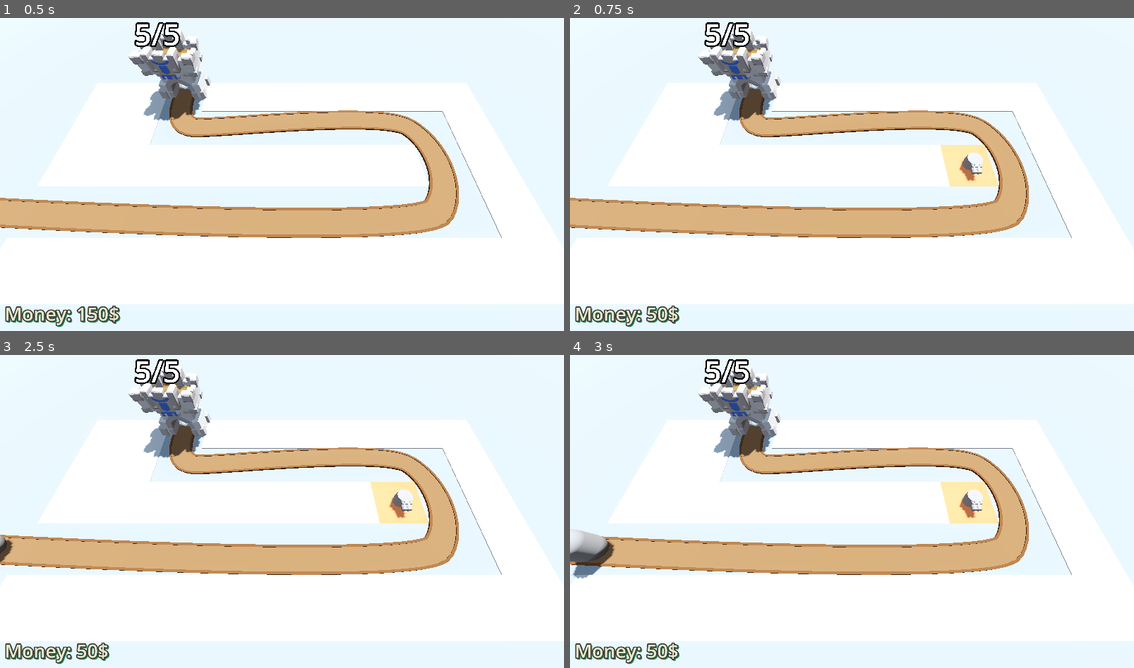
Above: before the commit, frames 1-4 (two rows, left to right).
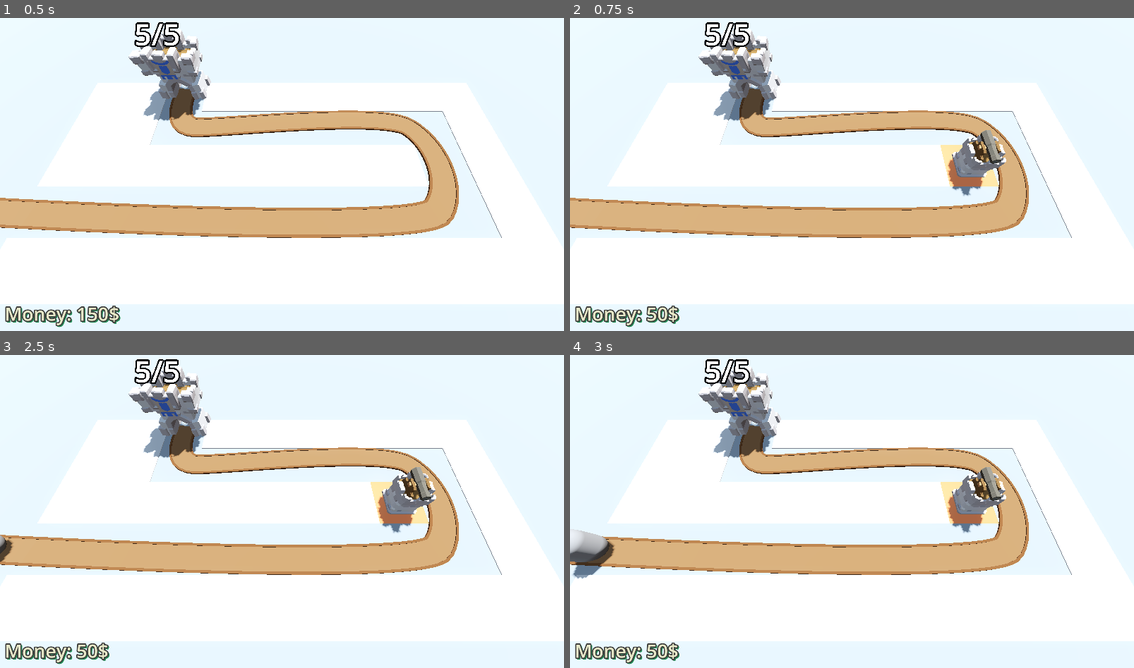
Above: after the commit, the same moments.

Repository: Assasquid/barbarian_blaster
Game: Godot game, scene res://Scenes/base_level.tscn
Same seed, same stepped clock (60 frames per second), same inputs: the game is played once before the commit and once after it.
Inputs (mouse positions are in pixels of both pictures, inside the frame that each line leads up to):
- Up to frame 1 (0.5 s): no input
- Up to frame 2 (0.75 s): tap Enter at 0.5 s; move the mouse to (976, 155) at 0.52 s; press the mouse at (976, 155) at 0.53 s
- Up to frame 3 (2.5 s): tap Space at 1.25 s; move the mouse to (169, 524) at 1.27 s; release the mouse at (169, 524) at 1.28 s; click (169, 524) at 1.35 s; tap Enter at 2 s; move the mouse to (338, 439) at 2.02 s; press the mouse at (338, 439) at 2.03 s
- Up to frame 4 (3 s): move the mouse to (823, 574) at 2.77 s; release the mouse at (823, 574) at 2.78 s; click (823, 574) at 2.85 s

Frame 1 is identical in both runs. In frame 2, 1.2% of the frame differs, in the area x 66-78%, y 35-57%; in frame 3, 1.2%; in frame 4, 1.2%.

Commit message:
Adapt projectiles to new models.

Diff:
--- a/Scenes/projectile.tscn
+++ b/Scenes/projectile.tscn
@@ -14,9 +14,8 @@
 radius = 0.18
 height = 0.36
 
-[sub_resource type="CapsuleShape3D" id="CapsuleShape3D_suaad"]
+[sub_resource type="SphereShape3D" id="SphereShape3D_sn3s1"]
 radius = 0.18
-height = 0.72
 
 [node name="Projectile" type="Area3D"]
 top_level = true
@@ -24,17 +23,12 @@
 collision_mask = 8
 script = ExtResource("1_xqu3r")
 
-[node name="LeftProjectile" type="MeshInstance3D" parent="."]
-transform = Transform3D(1, 0, 0, 0, 1, 0, 0, 0, 1, -0.18, 0, 0)
-mesh = SubResource("SphereMesh_ip4wp")
-
-[node name="RightProjectile" type="MeshInstance3D" parent="."]
-transform = Transform3D(1, 0, 0, 0, 1, 0, 0, 0, 1, 0.18, 0, 0)
+[node name="RoundShot" type="MeshInstance3D" parent="."]
 mesh = SubResource("SphereMesh_ip4wp")
 
 [node name="CollisionShape3D" type="CollisionShape3D" parent="."]
 transform = Transform3D(-4.37114e-08, -1, 0, 1, -4.37114e-08, 0, 0, 0, 1, 0, 0, 0)
-shape = SubResource("CapsuleShape3D_suaad")
+shape = SubResource("SphereShape3D_sn3s1")
 
 [node name="Timer" type="Timer" parent="."]
 wait_time = 2.0
--- a/Scenes/turret.tscn
+++ b/Scenes/turret.tscn
@@ -1,23 +1,9 @@
-[gd_scene load_steps=10 format=3 uid="uid://brwaqwe0c6u0d"]
+[gd_scene load_steps=8 format=3 uid="uid://brwaqwe0c6u0d"]
 
 [ext_resource type="Script" path="res://Scripts/turret.gd" id="1_2lmvn"]
 [ext_resource type="PackedScene" uid="uid://8uair5ody1mx" path="res://Scenes/projectile.tscn" id="1_e2q7y"]
-
-[sub_resource type="CylinderMesh" id="CylinderMesh_mw1wt"]
-height = 1.0
-
-[sub_resource type="CylinderMesh" id="CylinderMesh_yyw1f"]
-top_radius = 0.6
-bottom_radius = 0.6
-height = 0.6
-
-[sub_resource type="BoxMesh" id="BoxMesh_v1wrl"]
-size = Vector3(0.8, 0.4, 0.5)
-
-[sub_resource type="CylinderMesh" id="CylinderMesh_o3xuy"]
-top_radius = 0.2
-bottom_radius = 0.2
-height = 0.5
+[ext_resource type="PackedScene" uid="uid://nfgluav5xliy" path="res://Assets/Cannon.glb" id="3_s8ltr"]
+[ext_resource type="PackedScene" uid="uid://baltu4scolqgr" path="res://Assets/TurretBase.glb" id="4_1g22s"]
 
 [sub_resource type="Animation" id="Animation_bjjph"]
 resource_name = "Fire"
@@ -25,70 +11,22 @@
 tracks/0/type = "value"
 tracks/0/imported = false
 tracks/0/enabled = true
-tracks/0/path = NodePath("TurretBase/TurretTop/Visor:position")
+tracks/0/path = NodePath("TurretBase/TurretTop:position")
 tracks/0/interp = 1
 tracks/0/loop_wrap = true
 tracks/0/keys = {
 "times": PackedFloat32Array(0, 0.3),
 "transitions": PackedFloat32Array(1, 1),
 "update": 0,
-"values": [Vector3(0, 0, 0.4), Vector3(0, 0, 0.5)]
+"values": [Vector3(0, 0.3, -0.4), Vector3(0, 0.3, 0)]
 }
 tracks/1/type = "value"
 tracks/1/imported = false
 tracks/1/enabled = true
-tracks/1/path = NodePath("TurretBase/TurretTop/Visor:scale")
+tracks/1/path = NodePath("TurretBase/TurretTop:scale")
 tracks/1/interp = 1
 tracks/1/loop_wrap = true
 tracks/1/keys = {
-"times": PackedFloat32Array(0, 0.3),
-"transitions": PackedFloat32Array(1, 1),
-"update": 0,
-"values": [Vector3(1.2, 1.2, 1.2), Vector3(1, 1, 1)]
-}
-tracks/2/type = "value"
-tracks/2/imported = false
-tracks/2/enabled = true
-tracks/2/path = NodePath("TurretBase/TurretTop/Visor/RightBarrel:position")
-tracks/2/interp = 1
-tracks/2/loop_wrap = true
-tracks/2/keys = {
-"times": PackedFloat32Array(0, 0.3),
-"transitions": PackedFloat32Array(1, 1),
-"update": 0,
-"values": [Vector3(-0.18, 0.1, 0), Vector3(-0.18, 0.4, 0)]
-}
-tracks/3/type = "value"
-tracks/3/imported = false
-tracks/3/enabled = true
-tracks/3/path = NodePath("TurretBase/TurretTop/Visor/RightBarrel:scale")
-tracks/3/interp = 1
-tracks/3/loop_wrap = true
-tracks/3/keys = {
-"times": PackedFloat32Array(0, 0.3),
-"transitions": PackedFloat32Array(1, 1),
-"update": 0,
-"values": [Vector3(1.1, 1.1, 1.1), Vector3(1, 1, 1)]
-}
-tracks/4/type = "value"
-tracks/4/imported = false
-tracks/4/enabled = true
-tracks/4/path = NodePath("TurretBase/TurretTop/Visor/LeftBarrel:position")
-tracks/4/interp = 1
-tracks/4/loop_wrap = true
-tracks/4/keys = {
-"times": PackedFloat32Array(0, 0.3),
-"transitions": PackedFloat32Array(1, 1),
-"update": 0,
-"values": [Vector3(0.18, 0.1, 0), Vector3(0.18, 0.4, 0)]
-}
-tracks/5/type = "value"
-tracks/5/imported = false
-tracks/5/enabled = true
-tracks/5/path = NodePath("TurretBase/TurretTop/Visor/LeftBarrel:scale")
-tracks/5/interp = 1
-tracks/5/loop_wrap = true
-tracks/5/keys = {
 "times": PackedFloat32Array(0, 0.3),
 "transitions": PackedFloat32Array(1, 1),
 "update": 0,
@@ -100,70 +38,22 @@
 tracks/0/type = "value"
 tracks/0/imported = false
 tracks/0/enabled = true
-tracks/0/path = NodePath("TurretBase/TurretTop/Visor:position")
+tracks/0/path = NodePath("TurretBase/TurretTop:position")
 tracks/0/interp = 1
 tracks/0/loop_wrap = true
 tracks/0/keys = {
 "times": PackedFloat32Array(0),
 "transitions": PackedFloat32Array(1),
 "update": 0,
-"values": [Vector3(0, 0, 0.5)]
+"values": [Vector3(0, 0.3, 0)]
 }
 tracks/1/type = "value"
 tracks/1/imported = false
 tracks/1/enabled = true
-tracks/1/path = NodePath("TurretBase/TurretTop/Visor:scale")
+tracks/1/path = NodePath("TurretBase/TurretTop:scale")
 tracks/1/interp = 1
 tracks/1/loop_wrap = true
 tracks/1/keys = {
-"times": PackedFloat32Array(0),
-"transitions": PackedFloat32Array(1),
-"update": 0,
-"values": [Vector3(1, 1, 1)]
-}
-tracks/2/type = "value"
-tracks/2/imported = false
-tracks/2/enabled = true
-tracks/2/path = NodePath("TurretBase/TurretTop/Visor/RightBarrel:position")
-tracks/2/interp = 1
-tracks/2/loop_wrap = true
-tracks/2/keys = {
-"times": PackedFloat32Array(0),
-"transitions": PackedFloat32Array(1),
-"update": 0,
-"values": [Vector3(-0.18, 0.4, 0)]
-}
-tracks/3/type = "value"
-tracks/3/imported = false
-tracks/3/enabled = true
-tracks/3/path = NodePath("TurretBase/TurretTop/Visor/RightBarrel:scale")
-tracks/3/interp = 1
-tracks/3/loop_wrap = true
-tracks/3/keys = {
-"times": PackedFloat32Array(0),
-"transitions": PackedFloat32Array(1),
-"update": 0,
-"values": [Vector3(1, 1, 1)]
-}
-tracks/4/type = "value"
-tracks/4/imported = false
-tracks/4/enabled = true
-tracks/4/path = NodePath("TurretBase/TurretTop/Visor/LeftBarrel:position")
-tracks/4/interp = 1
-tracks/4/loop_wrap = true
-tracks/4/keys = {
-"times": PackedFloat32Array(0),
-"transitions": PackedFloat32Array(1),
-"update": 0,
-"values": [Vector3(0.18, 0.4, 0)]
-}
-tracks/5/type = "value"
-tracks/5/imported = false
-tracks/5/enabled = true
-tracks/5/path = NodePath("TurretBase/TurretTop/Visor/LeftBarrel:scale")
-tracks/5/interp = 1
-tracks/5/loop_wrap = true
-tracks/5/keys = {
 "times": PackedFloat32Array(0),
 "transitions": PackedFloat32Array(1),
 "update": 0,
@@ -180,28 +70,17 @@
 script = ExtResource("1_2lmvn")
 projectile = ExtResource("1_e2q7y")
 
-[node name="TurretBase" type="MeshInstance3D" parent="."]
+[node name="TurretBase" type="Node3D" parent="."]
 transform = Transform3D(1, 0, 0, 0, 1, 0, 0, 0, 1, 0, 0.5, 0)
-mesh = SubResource("CylinderMesh_mw1wt")
 
-[node name="TurretTop" type="MeshInstance3D" parent="TurretBase"]
+[node name="TurretTop" type="Node3D" parent="TurretBase"]
 transform = Transform3D(1, 0, 0, 0, 1, 0, 0, 0, 1, 0, 0.3, 0)
-mesh = SubResource("CylinderMesh_yyw1f")
-skeleton = NodePath("../..")
 
-[node name="Visor" type="MeshInstance3D" parent="TurretBase/TurretTop"]
-transform = Transform3D(1, 0, 0, 0, -4.37114e-08, -1, 0, 1, -4.37114e-08, 0, 0, 0.5)
-mesh = SubResource("BoxMesh_v1wrl")
+[node name="Cannon" parent="TurretBase/TurretTop" instance=ExtResource("3_s8ltr")]
+transform = Transform3D(1.1, 0, 0, 0, 1.1, 0, 0, 0, 1.1, 0, 1.26, 0)
 
-[node name="RightBarrel" type="MeshInstance3D" parent="TurretBase/TurretTop/Visor"]
-transform = Transform3D(1, 0, 0, 0, 1, 0, 0, 0, 1, -0.18, 0.4, 0)
-mesh = SubResource("CylinderMesh_o3xuy")
-skeleton = NodePath("../../..")
-
-[node name="LeftBarrel" type="MeshInstance3D" parent="TurretBase/TurretTop/Visor"]
-transform = Transform3D(1, 0, 0, 0, 1, 0, 0, 0, 1, 0.18, 0.4, 0)
-mesh = SubResource("CylinderMesh_o3xuy")
-skeleton = NodePath("../../..")
+[node name="Muzzle" type="Node3D" parent="TurretBase/TurretTop/Cannon"]
+transform = Transform3D(1, 0, 0, 0, 1, 0, 0, 0, 1, 0, 0.81, 0.81)
 
 [node name="Timer" type="Timer" parent="."]
 autostart = true
@@ -211,4 +90,6 @@
 "": SubResource("AnimationLibrary_h7qxw")
 }
 
+[node name="TurretBase2" parent="." instance=ExtResource("4_1g22s")]
+
 [connection signal="timeout" from="Timer" to="." method="_on_timer_timeout"]
--- a/Scripts/turret.gd
+++ b/Scripts/turret.gd
@@ -6,14 +6,16 @@
 var enemy_path: Path3D
 var target: PathFollow3D
 
-@onready var visor: MeshInstance3D = $TurretBase/TurretTop/Visor
+@onready var turret_top: Node3D = $TurretBase/TurretTop
 @onready var animation_player: AnimationPlayer = $AnimationPlayer
+@onready var muzzle: Node3D = $TurretBase/TurretTop/Cannon/Muzzle
+@onready var turret_base: Node3D = $TurretBase
 
 
 func _physics_process(delta: float) -> void:
 	target = find_best_target()
 	if target:
-		look_at(target.global_position, Vector3.UP, true)
+		turret_base.look_at(target.global_position, Vector3.UP, true)
 
 
 func _on_timer_timeout() -> void:
@@ -22,8 +24,8 @@
 
 		var round_shots = projectile.instantiate()
 		add_child(round_shots)
-		round_shots.global_position = visor.global_position
-		round_shots.direction = global_transform.basis.z
+		round_shots.global_position = muzzle.global_position
+		round_shots.direction = turret_base.global_transform.basis.z
 
 
 func find_best_target() -> PathFollow3D:
